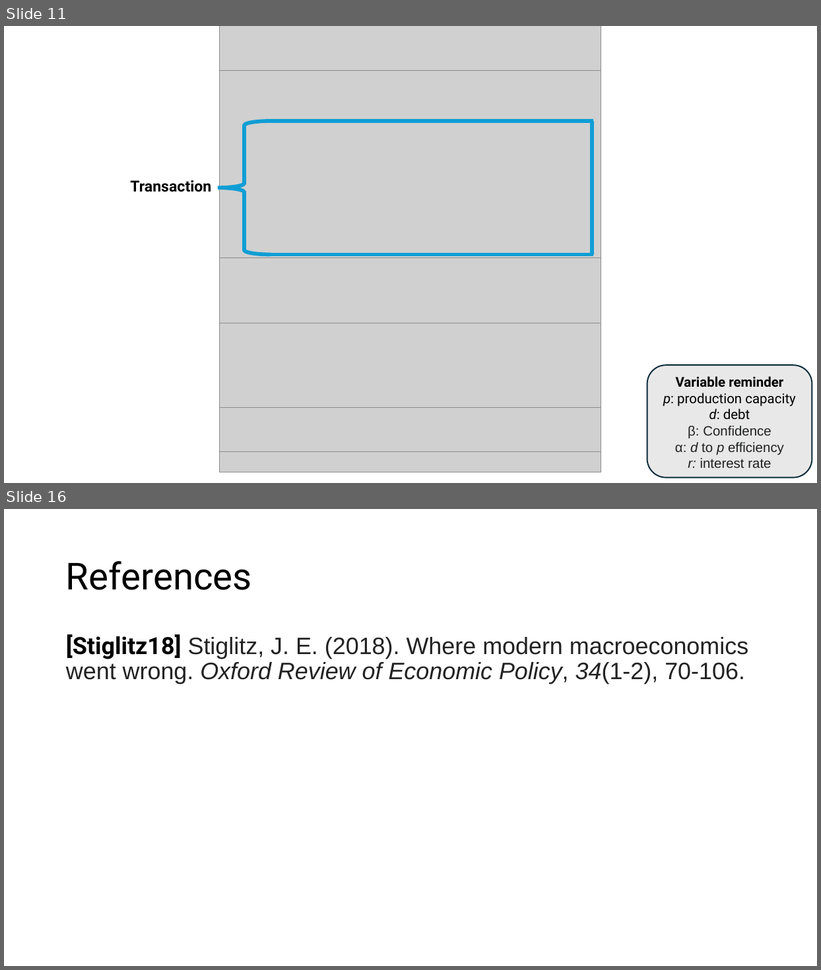
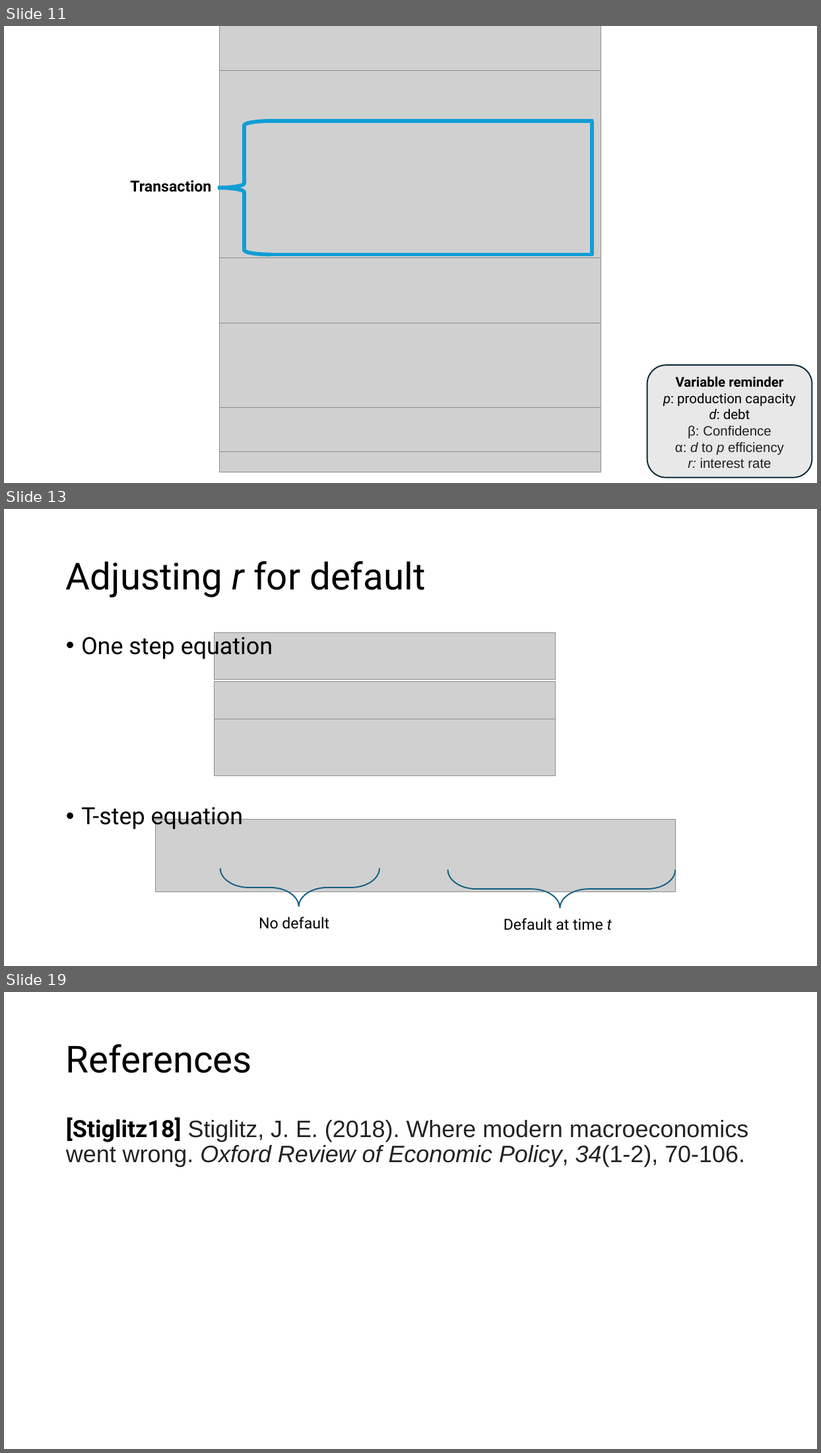
Before and after one commit to 2BeAsh/masters_project, a slide deck: Agent based models of debt and collapse.pptx. Shown one above the other, each under a label of ours: slides 11 and 16 before the commit, slides 11, 13 and 19 after it; the slides between them are not shown. The pictures are 821x970 and 821x1453 pixels, drawn with LibreOffice and Linux fonts; fonts in the diff are those of the drawing; grey boxes stand for pictures. Boxes give left, top, right and bottom in pixels: in the first picture for what was removed or moved away, otherwise in the second. Text is boxed around its words. In the diff, an @@ line names an element or a change of style, - is before the commit and + after.

```diff
--- a/Agent based models of debt and collapse.pptx
+++ b/Agent based models of debt and collapse.pptx
@@ slide 13 added at (x1=4, y1=509, x2=817, y2=966), background #FFFFFF @@
@@ title added at (x1=66, y1=561, x2=425, y2=597), 44 pt, text #000000 @@
+Adjusting r for default
@@ text added at (x1=81, y1=632, x2=273, y2=830), 28 pt, text #000000 @@
+• One step equation
+• T-step equation
@@ picture added at (x1=214, y1=632, x2=555, y2=680) @@
@@ picture added at (x1=214, y1=682, x2=555, y2=720) @@
@@ picture added at (x1=214, y1=719, x2=555, y2=776) @@
@@ picture added at (x1=156, y1=819, x2=676, y2=892) @@
@@ right brace added at (x1=220, y1=869, x2=380, y2=908), outline #156082 1.5 pt @@
@@ right brace added at (x1=448, y1=870, x2=676, y2=908), outline #156082 1.5 pt @@
@@ text added at (x1=259, y1=917, x2=329, y2=929), 18 pt, text #000000 @@
+No default
@@ text added at (x1=504, y1=918, x2=612, y2=931), 18 pt, text #000000 @@
+Default at time t
@@ what was slide 16 is now slide 19 @@
```
Also in this commit, not shown: 4 slides changed, 6 other slides added, 4 slides removed.
